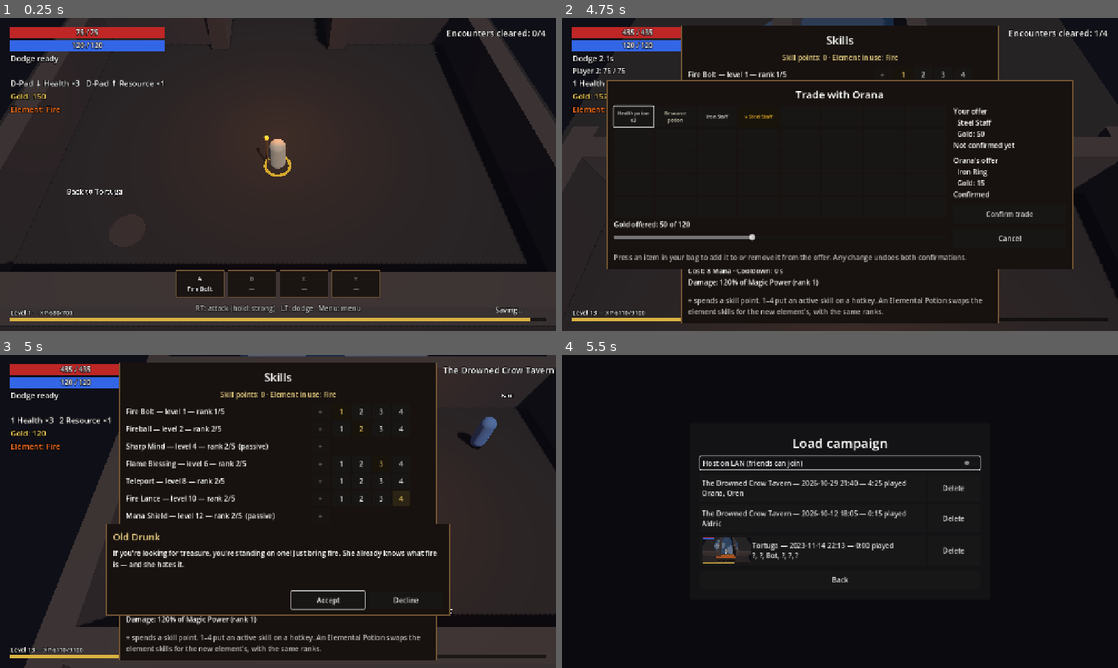
Above: before the commit, frames 1-4 (two rows, left to right).
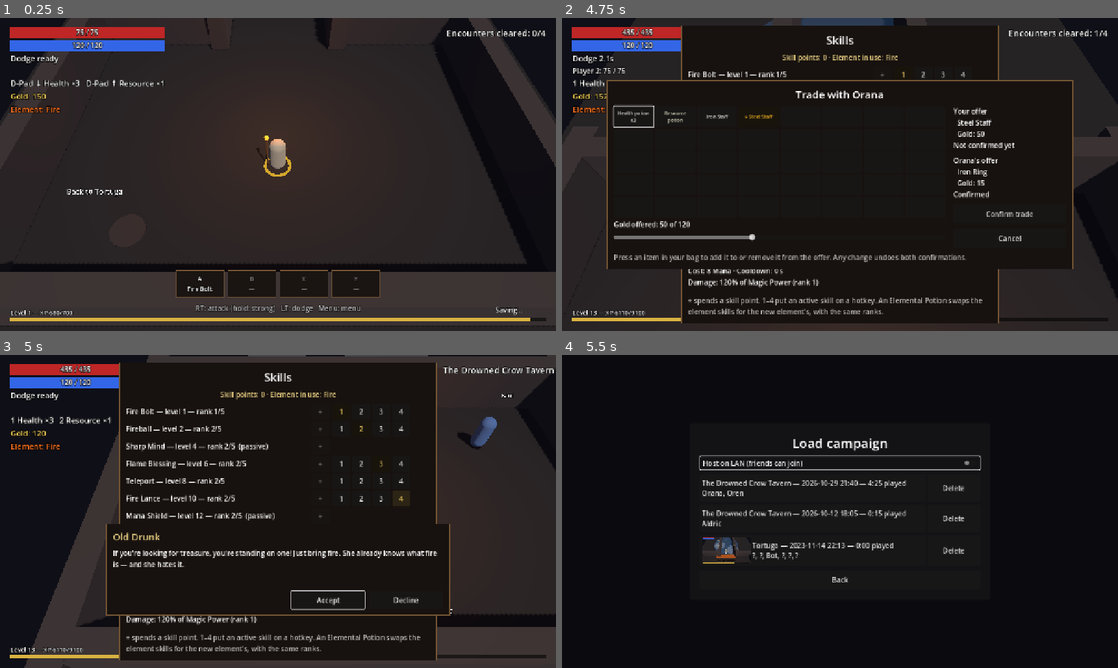
Above: after the commit, the same moments.

Repository: binascohub/southern-mercenaries
Game: Godot game, scene res://tests/ui_screens.tscn
The game is run twice, just before and just after one commit, with the same random seed, the same clock (stepped at 60 frames per second) and the same inputs. This scene is started directly instead of the project's main scene.
Inputs (mouse positions are in pixels of both pictures, inside the frame that each line leads up to):
- Up to frame 1 (0.25 s): no input
- Up to frame 2 (4.75 s): tap Enter at 0.5 s; move the mouse to (812, 237) at 0.52 s; press the mouse at (812, 237) at 0.53 s; hold W (move_up) 0.53-2.03 s; move the mouse to (1006, 221) at 1.27 s; release the mouse at (1006, 221) at 1.28 s; tap C (block) at 1.35 s; move the mouse to (673, 127) at 2.02 s; hold A (move_left) 2.03-3.53 s; tap T (chat_quick) at 2.1 s; move the mouse to (867, 174) at 2.77 s; tap Space (evade) at 2.85 s; click (867, 174) at 2.92 s; move the mouse to (756, 96) at 3.52 s; hold S (move_down) 3.53-4.28 s; hold Right mouse button (interact) 3.53-4.28 s; tap K (skills) at 4.15 s; move the mouse to (962, 158) at 4.27 s; hold D (move_right) from 4.28 s (still down); tap Shift (mount) at 4.35 s
- Up to frame 3 (5 s): keep holding D (move_right)
- Up to frame 4 (5.5 s): release D (move_right) at 5 s; click "Accept" at 5 s

Frames 1-2 are identical in both runs. In frame 3, 0.1% of the frame differs, in the area x 43-77%, y 0-1%; in frame 4, nothing differs.
Error in both runs: Out of bounds get index '4' (on base: 'Array[Color]') (res://game/actors/player.gd:1078)

Commit message:
Clear lasting skill areas, traps and effects when the area changes
Blizzard/Fire Wall areas and their visuals followed the group into the
Tavern (seen in the CI screenshot) and kept ticking on the server.

Co-Authored-By: Claude Opus 5.5 <noreply@anthropic.com>
Claude-Session: https://claude.ai/code/session_01MWiCKsBtrMFkhtUwdNioUQ

Diff:
--- a/game/combat/skill_system.gd
+++ b/game/combat/skill_system.gd
@@ -53,6 +53,21 @@
 
 func _ready() -> void:
 	_rng.randomize()
+
+
+## Troca de área ou volta ao checkpoint: áreas, golpes marcados, armadilhas e
+## efeitos visuais da área anterior somem (servidor e, pelo _fx, todos os PCs).
+func clear() -> void:
+	_areas.clear()
+	_delayed.clear()
+	_traps.clear()
+	_clear_fx.rpc()
+
+
+@rpc("authority", "call_local", "reliable")
+func _clear_fx() -> void:
+	for child in get_children():
+		child.queue_free()
 
 
 func _arena() -> Node:
--- a/game/levels/prototype_arena.gd
+++ b/game/levels/prototype_arena.gd
@@ -484,6 +484,7 @@
 func _start_run() -> void:
 	_run += 1
 	_zones.clear()
+	skills.clear()
 	for node in get_tree().get_nodes_in_group(&"enemies"):
 		node.queue_free()
 	for node in get_children():
